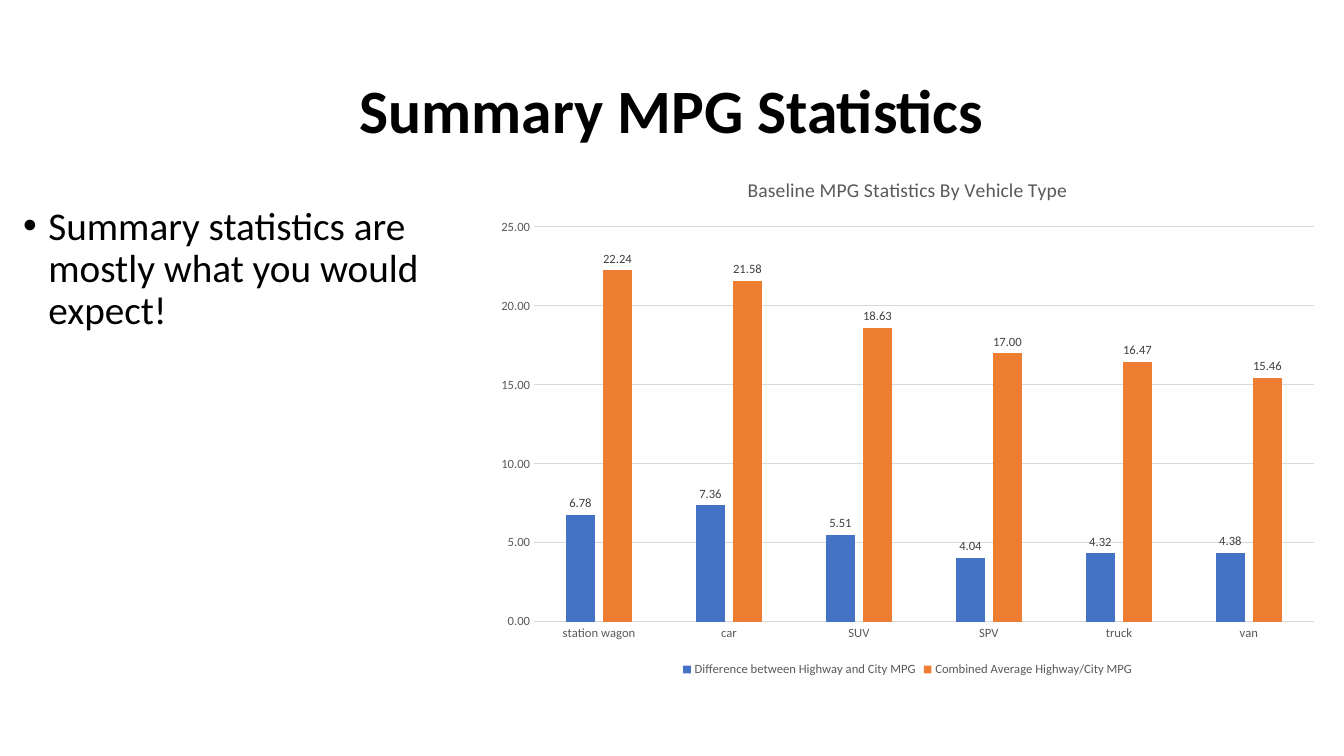
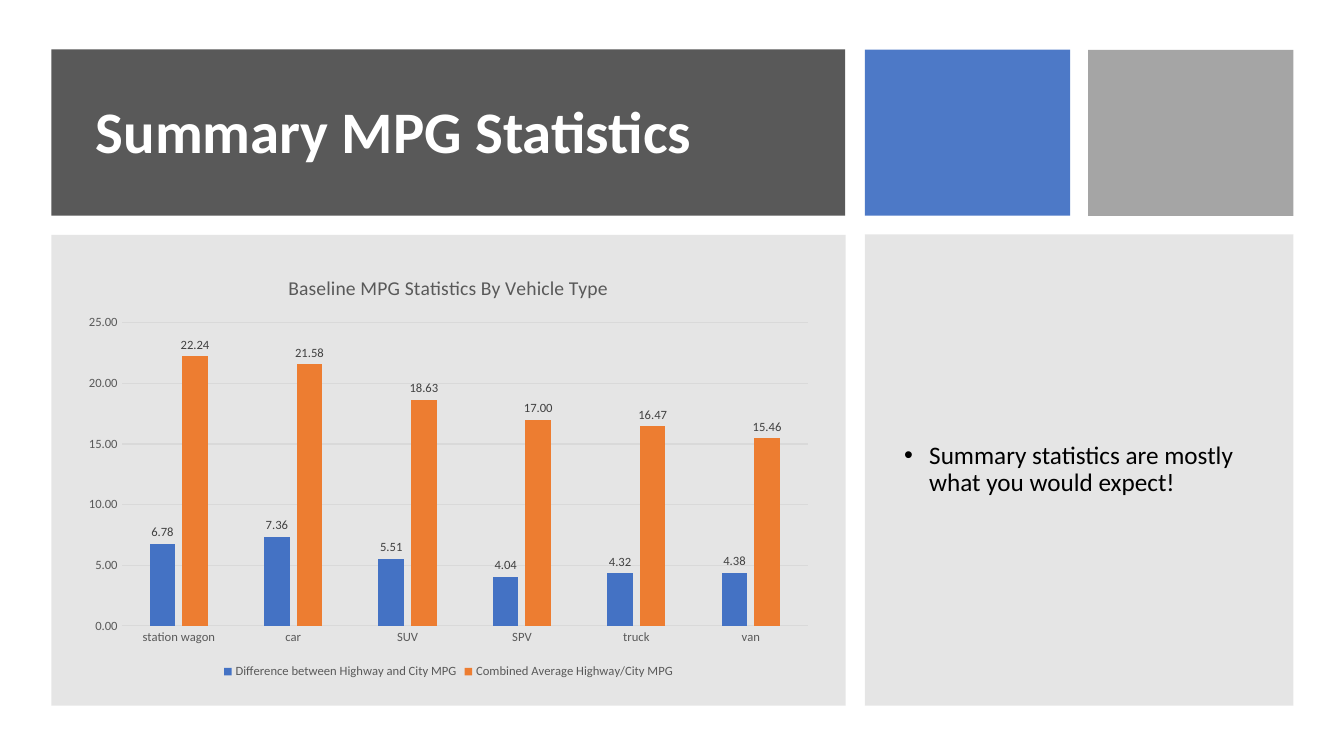
Before and after one commit to spenser-v/EPA_Data_Analysis, a slide deck: slide 2 of thinkful data analysis capstone.pptx. Drawn at 1344x756 pixels with LibreOffice and Linux fonts; fonts in the diff are those of the drawing. Boxes give left, top, right and bottom in pixels: in the first picture for what was removed or moved away, otherwise in the second. Text is boxed around its words. In the diff, an @@ line names an element or a change of style, - is before the commit and + after.

```diff
--- a/thinkful data analysis capstone.pptx
+++ b/thinkful data analysis capstone.pptx
@@ rectangle added at <box>51,49,846,216</box>, fill #595959 @@
@@ rectangle added at <box>865,49,1071,216</box>, fill #4472C4 at 95% opacity @@
@@ rectangle added at <box>1088,50,1294,217</box>, fill #A5A5A5 @@
@@ title "Summary MPG Statistics": place and size @@
-title "Summary MPG Statistics" at <box>360,89,983,143</box>
+title "Summary MPG Statistics" at <box>96,111,691,163</box>
@@ title "Summary MPG Statistics" at <box>96,111,691,163</box>: size 44 to 42 pt, text colour #000000 to #FFFFFF; alignment centre to left @@
@@ rectangle added at <box>51,235,846,706</box>, fill #7F7F7F at 20% opacity @@
@@ rectangle added at <box>865,235,1294,706</box>, fill #808080 at 20% opacity @@
@@ column chart: place and size @@
-column chart at <box>485,157,1332,681</box>
+column chart at <box>74,257,823,684</box>
@@ text "Summary statistics are mostly what ...": place and size @@
-text "Summary statistics are mostly what ..." at <box>48,213,418,331</box>
+text "Summary statistics are mostly what ..." at <box>929,446,1233,495</box>
@@ text "Summary statistics are mostly what ..." at <box>929,446,1233,495</box>: size 28 to 18 pt; vertical alignment top to middle @@
```
Also in this commit, not shown: 11 other slides changed.
